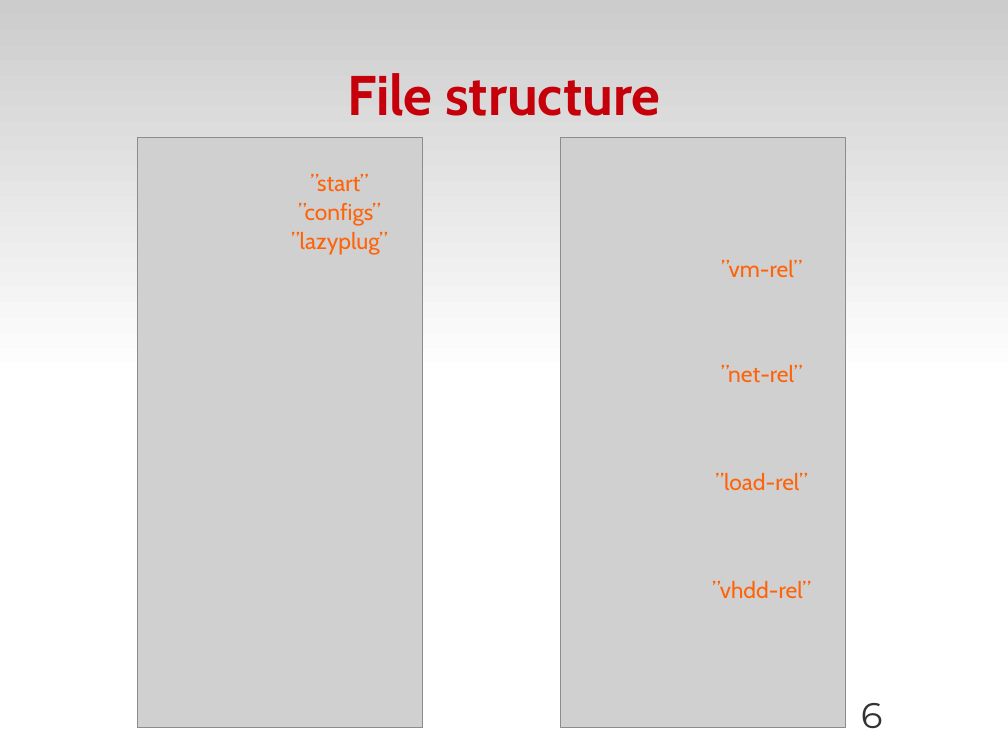
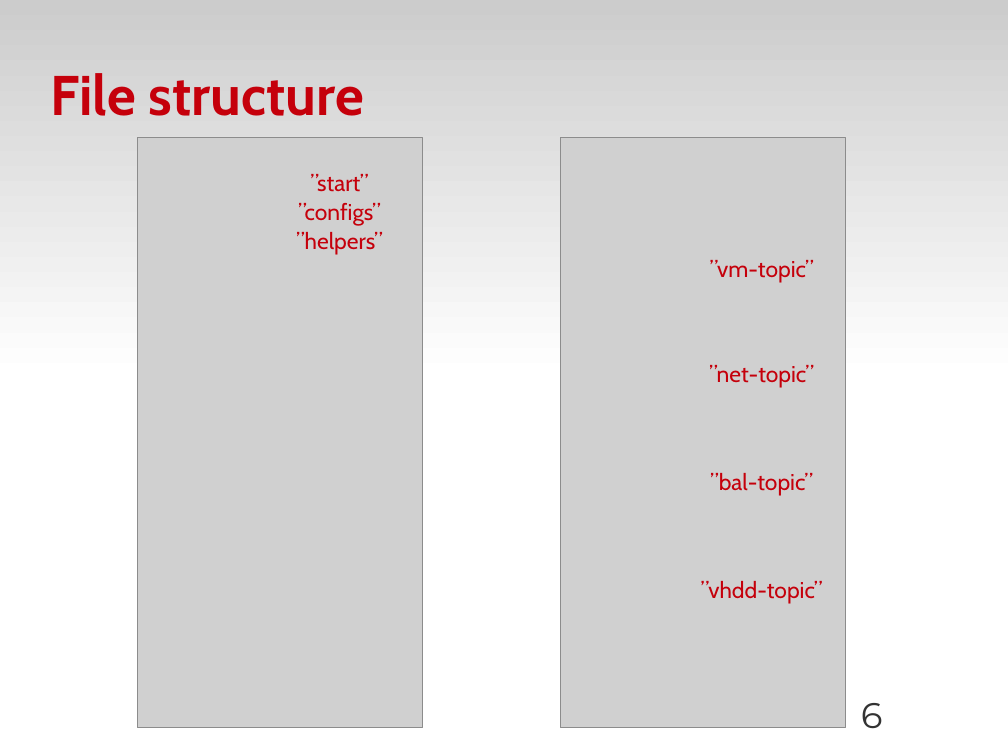
Before and after one commit to zyluo/talk-COSUG-2012, a slide deck: slide 6 of COSUG-2012.odp. Drawn at 1008x756 pixels with LibreOffice and Linux fonts; fonts in the diff are those of the drawing; grey boxes stand for pictures; background and template pictures are left out. Boxes give left, top, right and bottom in pixels: in the first picture for what was removed or moved away, otherwise in the second. Text is boxed around its words. In the diff, an @@ line names an element or a change of style, - is before the commit and + after.

Commit message:
fix typos

```diff
--- a/COSUG-2012.odp
+++ b/COSUG-2012.odp
@@ title "File structure" at [50,73,364,116]: alignment centre to left @@
@@ text "”start”" at [310,174,368,192]: text colour #FF6309 to #C5000B @@
@@ text "”configs”" at [298,203,381,226]: text colour #FF6309 to #C5000B @@
@@ text at [296,232,383,255]: text changed; text colour #FF6309 to #C5000B @@
-”lazyplug”
+”helpers”
@@ text at [710,260,814,283]: text changed; text colour #FF6309 to #C5000B @@
-”vm-rel”
+”vm-topic”
@@ text at [709,365,814,388]: text changed; text colour #FF6309 to #C5000B @@
-”net-rel”
+”net-topic”
@@ text at [710,473,813,496]: text changed; text colour #FF6309 to #C5000B @@
-”load-rel”
+”bal-topic”
@@ text at [701,581,823,604]: text changed; text colour #FF6309 to #C5000B @@
-”vhdd-rel”
+”vhdd-topic”
```
Also in this commit, not shown: 17 other slides changed, 1 slide added.
